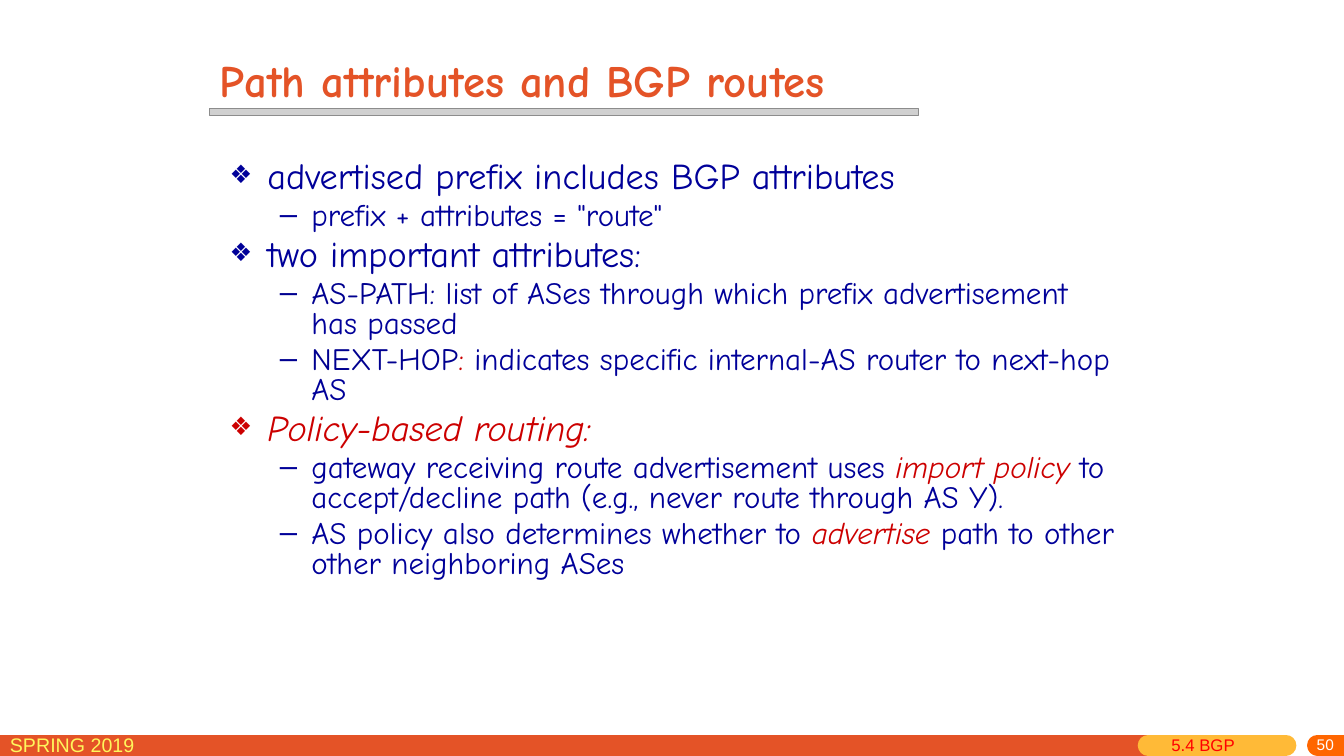
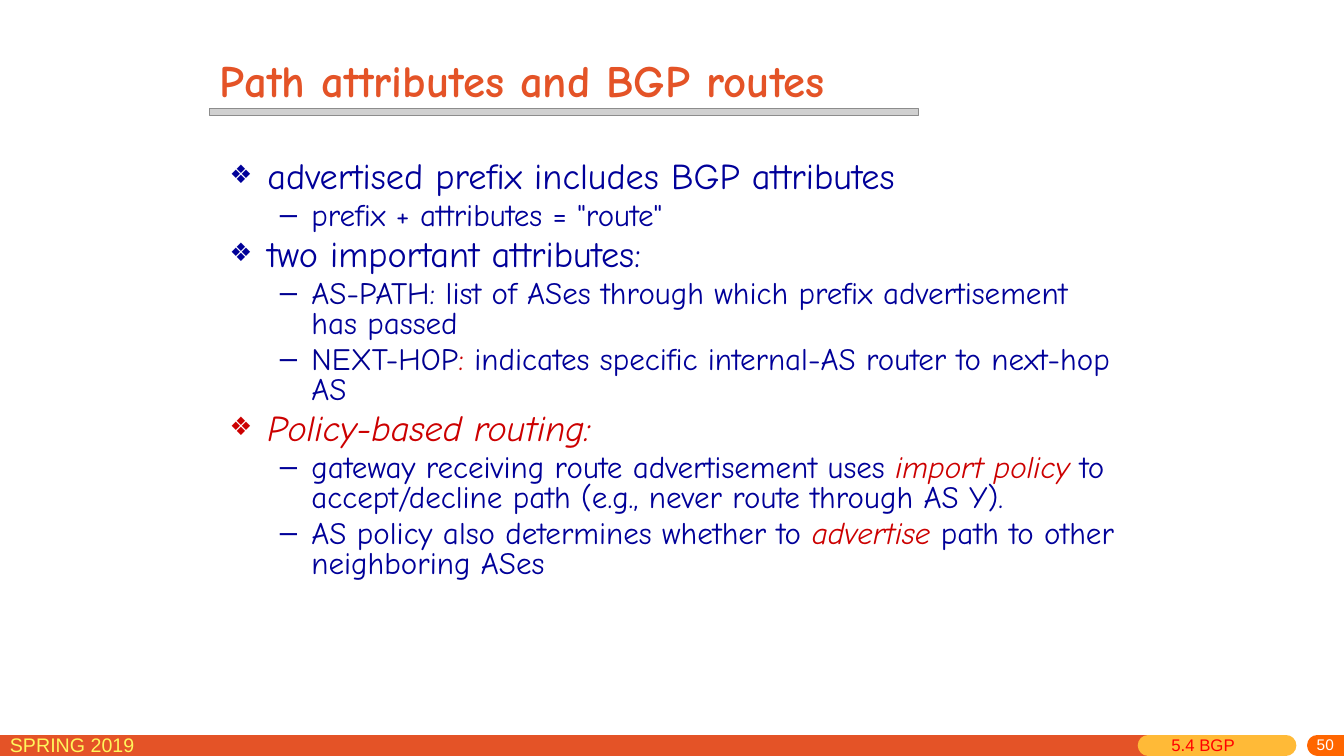
Before and after one commit to jichenghu/PPT_networkDistributed, a slide deck: slide 50 of chapter5.pptx. Drawn at 1344x756 pixels with LibreOffice and Linux fonts; fonts in the diff are those of the drawing; grey boxes stand for pictures. Boxes give left, top, right and bottom in pixels: in the first picture for what was removed or moved away, otherwise in the second. Text is boxed around its words. In the diff, an @@ line names an element or a change of style, - is before the commit and + after.

Commit message:
fix a lapsus

```diff
--- a/chapter5.pptx
+++ b/chapter5.pptx
@@ text at [311, 522, 1114, 580]: text changed @@
-  – AS policy also determines whether to advertise path to other other neighboring ASes
+  – AS policy also determines whether to advertise path to other neighboring ASes
```
